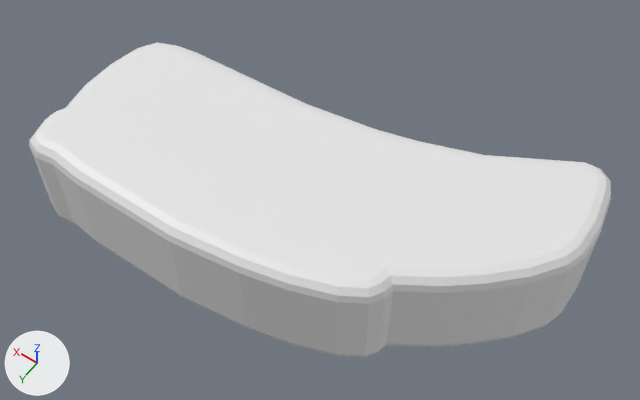
What one commit did to the OBJ model assets/GenericPro/left_bumper.obj.
Before and after are seen from a 50 mm lens placed at (-1.309, 1.426, 0.968), pointed at (-0.929, 0.894, 0.132). Arrows for +X, +Y and +Z are at lower left; the lights stay in place. The older version comes first. Where no turn or scale is listed for an object, it has been applied to the vertices. Vertices at exactly the same position are counted once.

The scene before the commit, as lines of its bpy script (objects in view):
```python
me_left_bumper = bpy.data.meshes.new('left_bumper')
me_left_bumper.from_pydata(...)  # 272 vertices, 540 faces; spans x -1.228..-0.62, y 0.713..1.072, z 0.062..0.208
ob_left_bumper = bpy.data.objects.new('left_bumper', me_left_bumper)
ob_left_bumper.location = (0.0, 0.0, 0.0)
```
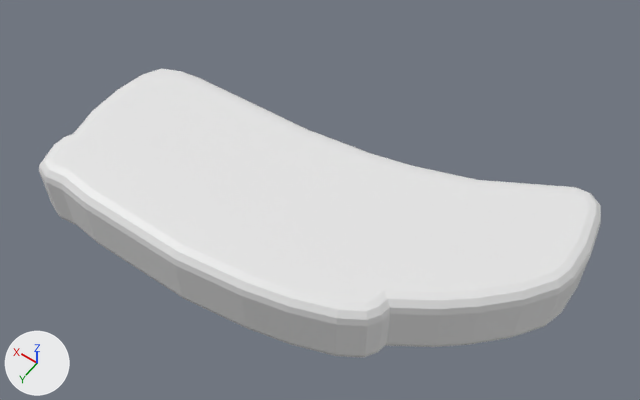
The newer file is also turned or shifted as a whole; pictures and numbers use the older file's frame.

What changed in the scene script:
```text
Change me_left_bumper:
    used by ob_left_bumper; location = (0.0, 0.0, 0.0)
    remove me_left_bumper.from_pydata(...)  # 272 vertices, 540 faces; spans x -1.228..-0.62, y 0.713..1.072, z 0.062..0.208
    add me_left_bumper.from_pydata(...)  # 272 vertices, 540 faces; spans x -1.228..-0.62, y 0.713..1.072, z 0.062..0.163
    me_left_bumper part 1: all 136 vertices in x -1.228..-0.62, y 0.713..1.072, z 0.19..0.208 are moved by (0.0, 0.0, -0.045)
```

Changed parts and their boxes [x1, y1, x2, y2] in the pictures (640 x 400 px; the box of a moved part takes in the faces that stretch with it):
'left_bumper', reshaped (9% shorter)
    before: [29, 42, 611, 358]
    after: [39, 69, 601, 358]
part 1 of me_left_bumper, moved or reshaped
    before: [29, 42, 611, 328]
    after: [39, 69, 601, 328]
